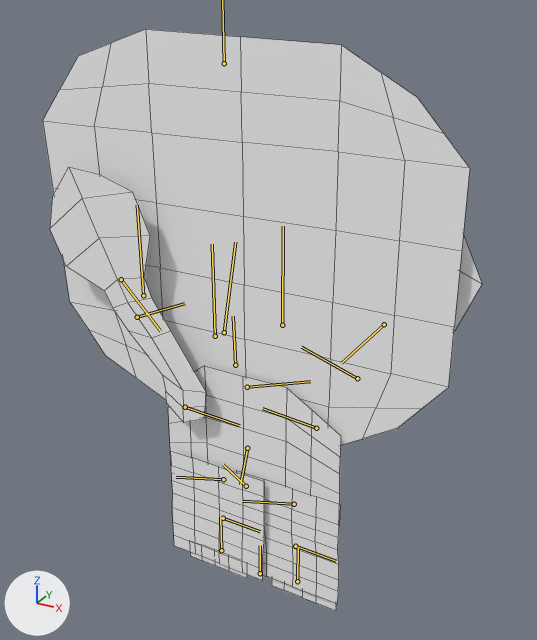
Renders of the FBX model Assets/Models/PlayerSmall/PlayerSmall@CarryIdleA.fbx from each side of a commit.
One viewpoint serves both versions: a 50 mm camera at (0.00667, -0.01174, 0.01234) aimed at (0.0, 0.00039, 0.00628). The lights are fixed; the arrows at lower left show +X, +Y and +Z. Both versions are drawn at frame 1 of the action 'Take 001'; the numbers are the values there. The bones that bend it are drawn over the model as lines. Mesh edges are drawn as thin lines.

Objects in the first picture: 'ArmL', 'ArmR', 'Body', 'Head', 'LegL', 'LegR'.
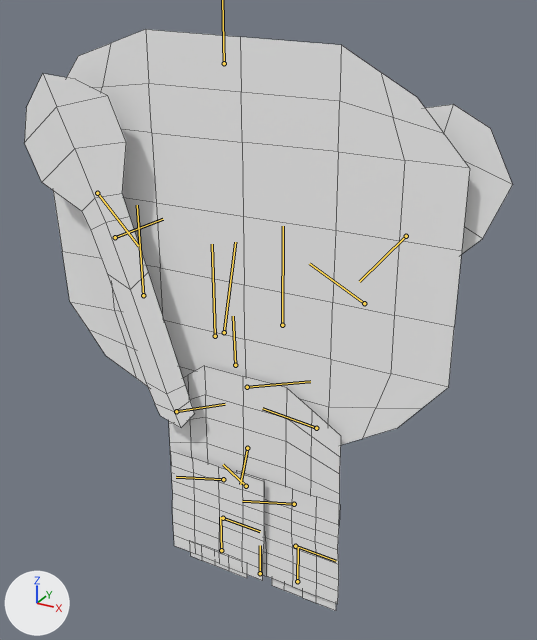
Location of each change, (x1, y1, x2, y2) in pixels of the pictures (537 x 640 px):
'ArmL', posed (9% wider, 38% taller)
    before: (50, 167, 206, 423)
    after: (24, 74, 194, 428)
'ArmR', posed
    before: (454, 235, 482, 331)
    after: (425, 104, 513, 255)
bone 'Rig_ShoulderL', root to tip
    before: (185, 407) to (239, 425)
    after: (176, 411) to (225, 404)
bone 'Rig_ElbowL', root to tip
    before: (137, 317) to (184, 303)
    after: (115, 237) to (163, 219)
bone 'Rig_HandL', root to tip
    before: (121, 279) to (160, 331)
    after: (97, 193) to (138, 246)
bone 'Rig_ElbowR', root to tip
    before: (357, 378) to (301, 347)
    after: (364, 303) to (309, 263)
bone 'Rig_HandR', root to tip
    before: (384, 324) to (341, 363)
    after: (406, 236) to (359, 281)

What changed in the scene script:
```text
Change bone_rig_shoulderl:
    where bone_rig_shoulderl = bpy.data.objects['Bones'].pose.bones['Rig_ShoulderL']  # child of 'Rig_SpineA'
    bone_rig_shoulderl.location: (0.002, 0.006, 0.0) -> (0.027, 0.022, 0.0)
    bone_rig_shoulderl.rotation_quaternion: (0.16, 0.0, 0.0, 0.987) -> (0.373, 0.0, 0.0, 0.928)  # degrees (0, 0, 162) -> degrees (0, 0, 136)
Change bone_rig_elbowl:
    where bone_rig_elbowl = bpy.data.objects['Bones'].pose.bones['Rig_ElbowL']  # child of 'Rig_ShoulderL'
    bone_rig_elbowl.location: (0.089, -0.121, 0.0) -> (0.302, 0.028, 0.0)
    bone_rig_elbowl.rotation_quaternion: (0.974, 0.0, 0.0, -0.226) -> (1.0, 0.0, 0.0, -0.007)  # degrees (0, 0, -26) -> degrees (0, 0, -1)
Change bone_rig_handl:
    where bone_rig_handl = bpy.data.objects['Bones'].pose.bones['Rig_HandL']  # child of 'Rig_ShoulderL'
    bone_rig_handl.location: (0.12, -0.131, 0.0) -> (-0.137, -0.283, 0.0)
    bone_rig_handl.rotation_quaternion: (0.974, 0.0, 0.0, 0.226) -> (1.0, 0.0, 0.0, 0.007)  # degrees (0, 0, 26) -> degrees (0, 0, 1)
Change bone_rig_elbowr:
    where bone_rig_elbowr = bpy.data.objects['Bones'].pose.bones['Rig_ElbowR']  # child of 'Rig_ShoulderR'
    bone_rig_elbowr.location: (0.059, -0.072, 0.0) -> (0.216, -0.065, 0.0)
    bone_rig_elbowr.rotation_quaternion: (0.994, 0.0, 0.0, -0.113) -> (0.98, 0.0, 0.0, -0.197)  # degrees (0, 0, -13) -> degrees (0, 0, -23)
Change bone_rig_handr:
    where bone_rig_handr = bpy.data.objects['Bones'].pose.bones['Rig_HandR']  # child of 'Rig_ShoulderR'
    bone_rig_handr.location: (-0.063, -0.13, 0.0) -> (-0.012, -0.298, 0.0)
```
